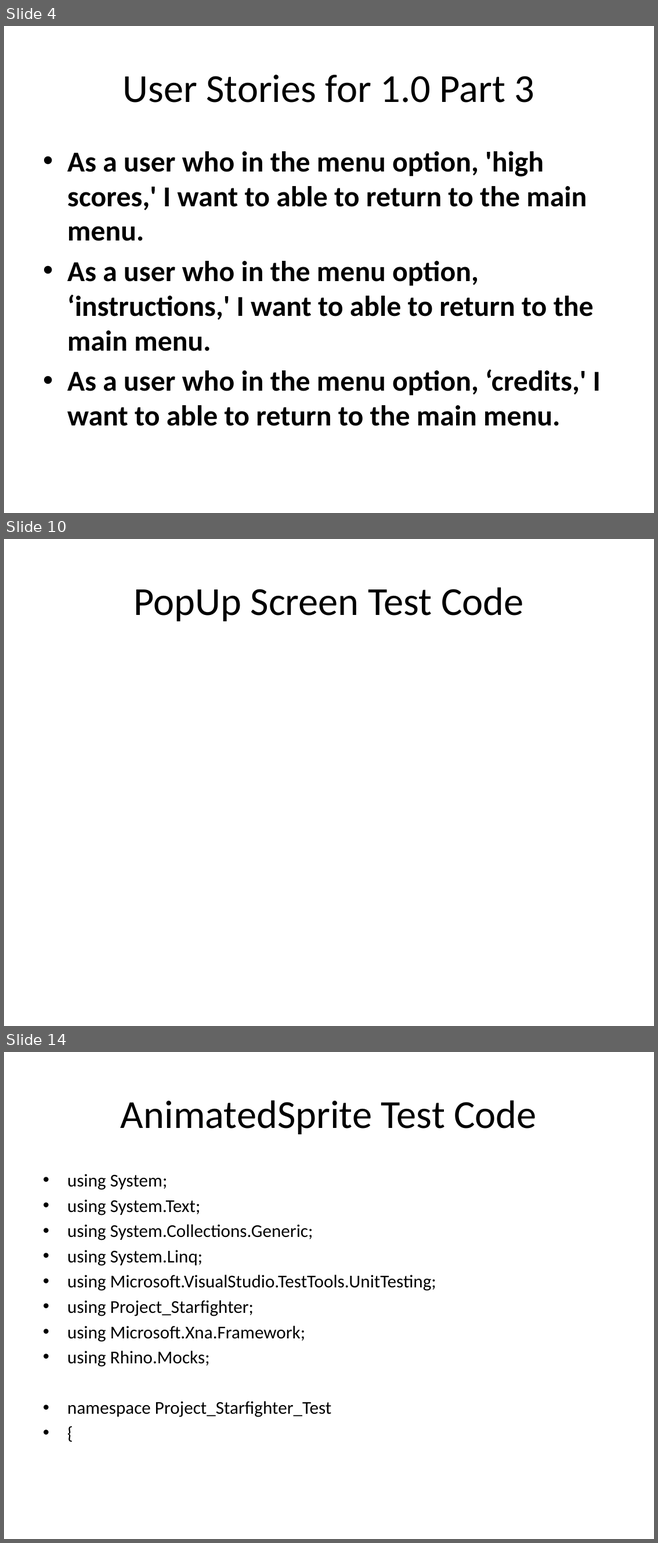
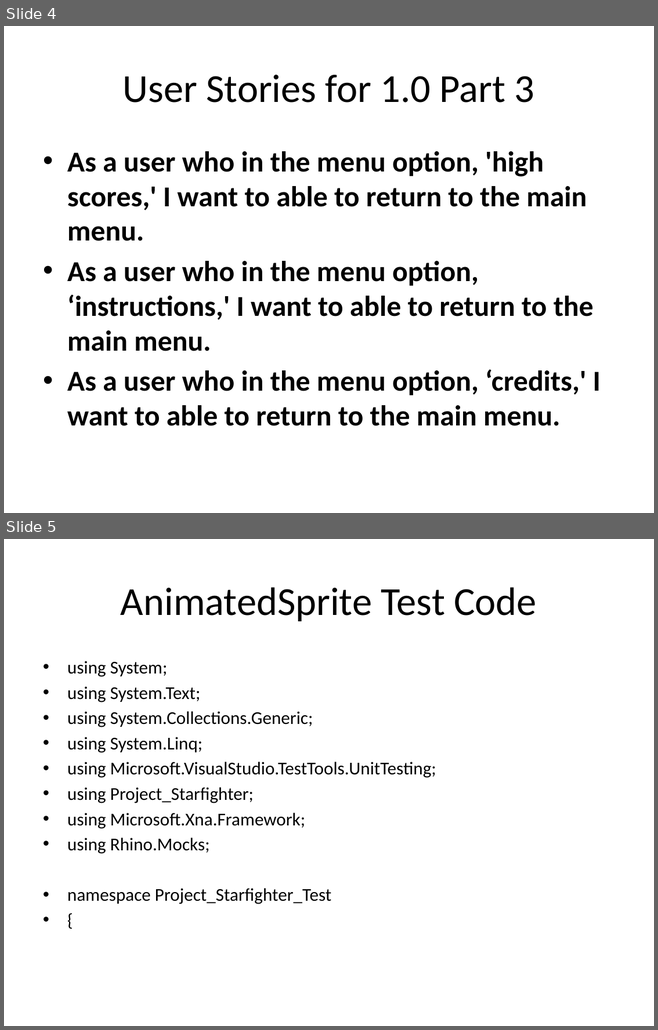
Before and after one commit to csce3513/Team15, a slide deck: Project Starfighter 1.0.pptx. Shown one above the other, each under a label of ours: slides 4, 10 and 14 before the commit, slides 4 and 5 after it; the slides between them are not shown. The pictures are 658x1543 and 658x1030 pixels, drawn with LibreOffice and Linux fonts; fonts in the diff are those of the drawing; background and template pictures are left out. Boxes give left, top, right and bottom in pixels: in the first picture for what was removed or moved away, otherwise in the second. Text is boxed around its words. In the diff, an @@ line names an element or a change of style, - is before the commit and + after.

```diff
--- a/Project Starfighter 1.0.pptx
+++ b/Project Starfighter 1.0.pptx
@@ slide 10 removed at box(4, 539, 654, 1026), background picture (left out) @@
@@ title removed at box(133, 587, 523, 621) @@
-PopUp Screen Test Code
@@ what was slide 14 is now slide 5 @@
```
Also in this commit, not shown: 8 other slides removed, 1 other file.
